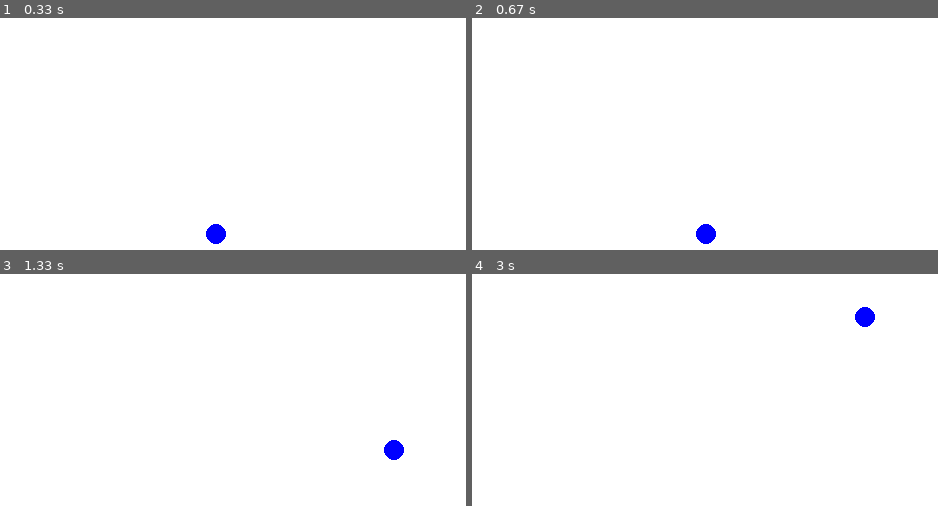
Above: before the commit, frames 1-4 (two rows, left to right).
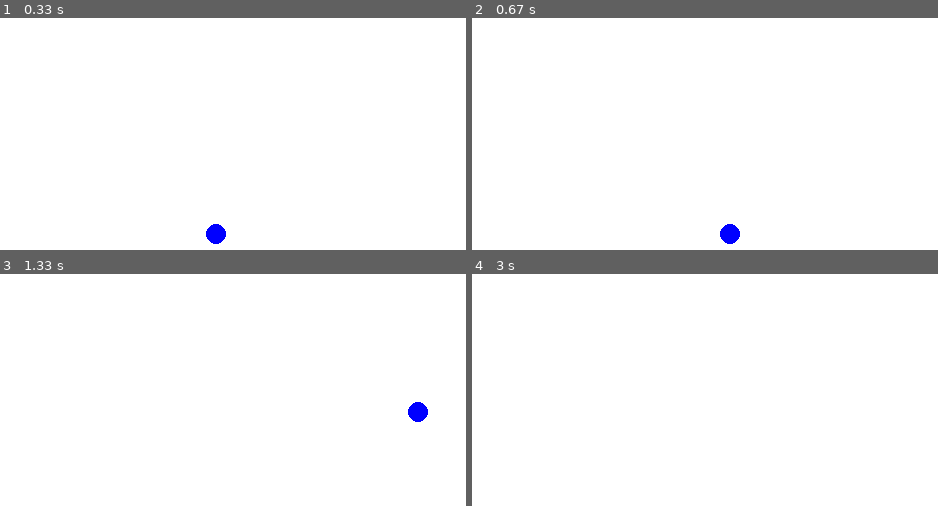
Above: after the commit, the same moments.

Repository: ColorLime90/intro_programmering
Game: pygame game, started from mygame.py
The game is run twice, just before and just after one commit, with the same random seed, the same clock (stepped at 60 frames per second) and the same inputs.
Inputs:
- Up to frame 1 (0.33 s): no input
- Up to frame 2 (0.67 s): hold Right from 0.33 s (still down)
- Up to frame 3 (1.33 s): release Right at 0.8 s; hold Up 0.83-1.13 s; hold Right from 1.17 s (still down)
- Up to frame 4 (3 s): release Right at 1.63 s; hold Left 1.67-2.2 s; hold Down 2.23-2.53 s; hold Left 2.57-2.97 s

Frame 1 is identical in both runs. In frame 2, 0.6% of the frame differs, in the area x 48-58%, y 88-98%; in frame 3, 0.6%; in frame 4, 0.3%.

Commit message:
working ball movement (simple)

Diff:
--- a/mygame.py
+++ b/mygame.py
@@ -49,7 +49,7 @@
 
 # Functions
 def accelerate(variable):
-    return variable * 1.2
+    return variable + 0.09
 
 # -------- Main Program Loop -----------
 while is_running:
@@ -92,78 +92,31 @@
                 q_or_e = False
 
 
-    if x_speed == 0:
 
-        if move_left:
-            x_speed = -0.1
-        if move_right:
-            x_speed = 0.1
+    if move_left:
+        x_speed = x_speed - 0.2
+        if x_speed < -4:
+            x_speed = -4
+    if move_right:
+        x_speed = x_speed + 0.2
+        if x_speed > 4:
+            x_speed = 4
 
 
 
-    elif x_speed < 0:
-
-        if move_left:
-            x_speed = x_speed * 1.2
-            if x_speed < -4:
-                x_speed = -4
-        if move_right:
-            if x_speed > -0.1:
-                x_speed = 0.1
-
-            else:
-                x_speed = x_speed / 1.2
 
 
 
-    elif x_speed > 0 :
-
-        if move_right:
-            x_speed = x_speed * 1.2
-            if x_speed > 4:
-                x_speed = 4
-        if move_left:
-            if x_speed < 0.1:
-                x_speed = -0.1
-
-            else:
-                x_speed = x_speed / 1.2
+    if move_up:
+        y_speed = y_speed - 0.2
+        if y_speed < -4:
+            y_speed = -4
+    if move_down:
+        y_speed = y_speed + 0.2
+        if y_speed > 4:
+            y_speed = 4
 
 
-    if y_speed == 0:
-
-        if move_up:
-            y_speed = -0.1
-        if move_down:
-            y_speed = 0.1
-
-    elif y_speed < 0:
-
-        if move_up:
-            y_speed = y_speed * 1.2
-            if y_speed < -4:
-                y_speed = -4
-        if move_down:
-            if y_speed > -0.1:
-                y_speed = 0.1
-
-            else:
-                y_speed = y_speed / 1.2
-
-
-
-    elif y_speed > 0 :
-
-        if move_down:
-            y_speed = y_speed * 1.2
-            if y_speed > 4:
-                y_speed = 4
-        if move_up:
-            if y_speed < 0.1:
-                y_speed = -0.1
-
-            else:
-                y_speed = y_speed / 1.2
 
 
     if a_or_d:
